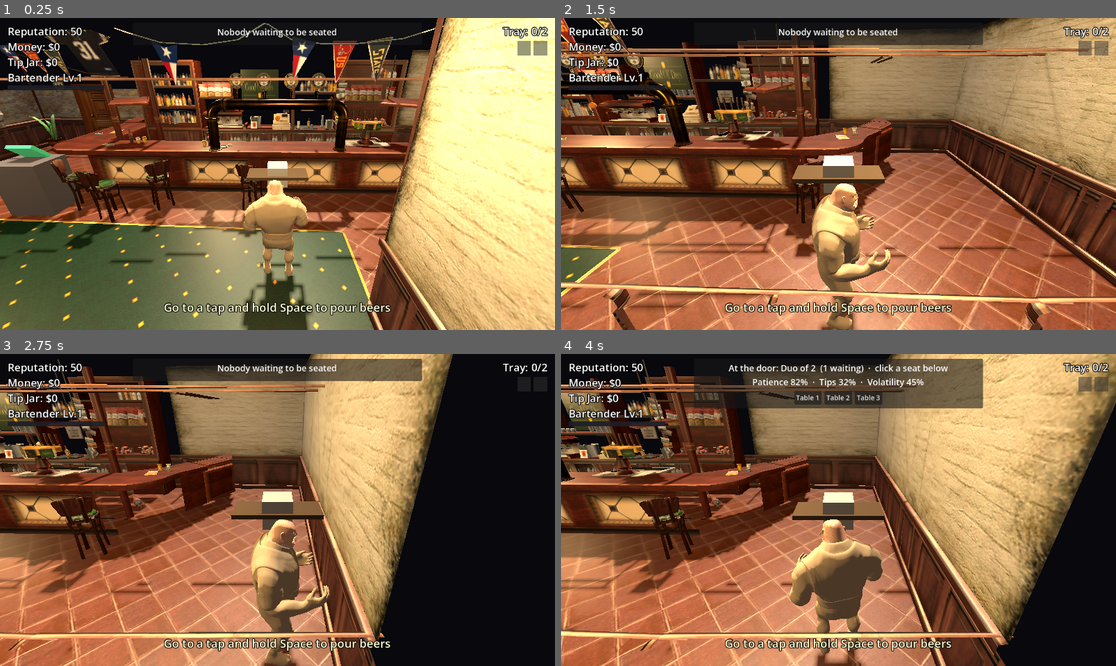
Above: before the commit, frames 1-4 (two rows, left to right).
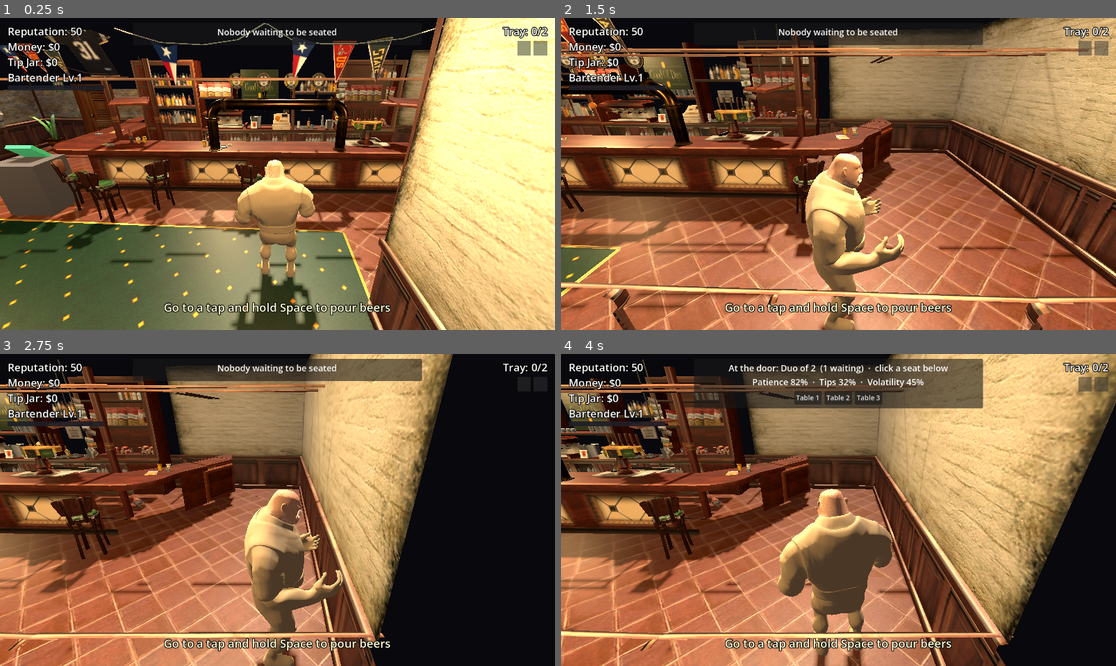
Above: after the commit, the same moments.

Repository: derrxb/puzzles
Game: Godot game, scene res://scenes/Main.tscn
Same seed, same stepped clock (60 frames per second), same inputs: the game is played once before the commit and once after it.
Inputs (mouse positions are in pixels of both pictures, inside the frame that each line leads up to):
- Up to frame 1 (0.25 s): no input
- Up to frame 2 (1.5 s): tap Enter at 0.5 s; move the mouse to (960, 158) at 0.52 s; hold D (move_right) 0.53-1.25 s; tap Q (dump) at 0.6 s; click (960, 158) at 0.67 s; drag from (727, 189) to (810, 236) at 1.27 s
- Up to frame 3 (2.75 s): move the mouse to (333, 441) at 2.02 s; hold D (move_right) from 2.03 s (still down); hold Space (pour) from 2.03 s (still down); click (333, 441) at 2.17 s
- Up to frame 4 (4 s): release D (move_right) at 2.75 s; release Space (pour) at 2.75 s; drag from (810, 572) to (672, 463) at 2.77 s; tap A (move_left) at 3.5 s; move the mouse to (1005, 556) at 3.52 s; hold A (move_left) from 3.53 s (still down); tap Backspace at 3.6 s; click (1005, 556) at 3.67 s

The runs differ from the first frame. In frame 1, 3.5% of the frame differs, in the area x 41-58%, y 45-100%; in frame 2, 4.2%; in frame 3, 4.0%; in frame 4, 4.9%, in the area x 38-60%, y 43-100%.

Commit message:
fix: characters

Diff:
--- a/bar-rush/scripts/player.gd
+++ b/bar-rush/scripts/player.gd
@@ -22,6 +22,7 @@
 # --- Camera / look -----------------------------------------------------------
 @export var mouse_sensitivity: float = 0.0025   # radians of turn per pixel moved
 @export var third_person_distance: float = 2.6  # SpringArm length (zoomed in a bit)
+@export var camera_turn_speed: float = 2.2      # arrow-key camera orbit (rad/s)
 @export var interact_range: float = 3.0          # how far the look-raycast reaches
 const PITCH_LIMIT := 1.4                          # ~80 deg up/down
 
@@ -88,14 +89,18 @@
 # move = "Running with tray". (Plain idle/walk .fbx are still in anims/ if we want them.)
 const BARTENDER_IDLE := preload("res://assets/bartender_rigged/anims/carry_walk.fbx")
 const BARTENDER_WALK := preload("res://assets/bartender_rigged/anims/carry_run.fbx")
-@export var character_scale := 0.28           # a touch smaller -- felt big for the bar
+@export var character_scale := 0.33           # taller (user: too short)
 # Feet-on-floor offset. MEASURED from the actual FOOT BONE in the carry pose (not the
 # bind-pose mesh AABB, which is ~0.7 too low and was floating him): the toe bone sits at
 # ~offset+0.0, so this puts the sole on the bar floor (y~0.04).
 @export var character_foot_offset := 0.07
 @export var character_body_color := Color(0.62, 0.55, 0.45)
-@export var hold_point := Vector3(0, 1.5, -0.22)      # 3rd person: tray in the hands
-@export var hold_point_fp := Vector3(0, 0.95, -0.62)  # 1st person: low, out of the POV
+# The tray follows the bartender's hands (measured in his carry pose): this far UP from
+# his feet and FORWARD in the way he's facing. It rotates with him and hides when empty.
+@export var tray_hand_up := 1.03
+@export var tray_hand_forward := 0.26
+@export var hold_point := Vector3(0, 1.5, -0.22)      # (legacy) initial tray spot
+@export var hold_point_fp := Vector3(0, 0.95, -0.62)
 var _char: Node3D
 var _char_anim: AnimationPlayer
 var _cur_anim := ""
@@ -148,14 +153,28 @@
 	# The body doesn't rotate (no mouse-look); it faces the bar so the follow-cam sits
 	# on the room side looking at the counter. The bartender turns to face his movement.
 	rotation.y = PI
-	_head.rotation.x = -0.42        # angle the camera down for a 3rd-person view
+	_pitch = -0.42                  # start angled down for a 3rd-person view
+	_head.rotation.x = _pitch
 	_set_view(true)
 
 
-func _unhandled_input(_event: InputEvent) -> void:
-	# No mouse-look / view toggle anymore -- third person only, cursor is free for the
-	# on-screen seat selector.
-	pass
+# Camera control without losing the cursor: HOLD RIGHT-MOUSE and drag to orbit (the
+# cursor hides while dragging, returns on release so you can click the seat selector);
+# SCROLL to zoom. Left-click stays free for the UI.
+func _unhandled_input(event: InputEvent) -> void:
+	if event is InputEventMouseButton:
+		if event.button_index == MOUSE_BUTTON_RIGHT:
+			Input.set_mouse_mode(Input.MOUSE_MODE_CAPTURED if event.pressed else Input.MOUSE_MODE_VISIBLE)
+		elif event.button_index == MOUSE_BUTTON_WHEEL_UP:
+			third_person_distance = clampf(third_person_distance - 0.4, 1.2, 6.0)
+			_spring.spring_length = third_person_distance
+		elif event.button_index == MOUSE_BUTTON_WHEEL_DOWN:
+			third_person_distance = clampf(third_person_distance + 0.4, 1.2, 6.0)
+			_spring.spring_length = third_person_distance
+	elif event is InputEventMouseMotion and Input.get_mouse_mode() == Input.MOUSE_MODE_CAPTURED:
+		rotate_y(-event.relative.x * mouse_sensitivity)
+		_pitch = clampf(_pitch - event.relative.y * mouse_sensitivity, -1.3, 0.4)
+		_head.rotation.x = _pitch
 
 
 # Third person: camera on a spring arm behind the bartender (auto-avoids walls).
@@ -262,6 +281,34 @@
 
 func _physics_process(delta: float) -> void:
 	_handle_movement(delta)
+	_handle_camera(delta)
+	_update_tray_follow()
+
+
+# Keep the tray in the bartender's hands: placed at his hand height/forward and turned to
+# face the way he's facing. Hidden when there are no beers on it.
+func _update_tray_follow() -> void:
+	if _char == null:
+		return
+	$Hold.visible = not _tray.is_empty()
+	if _tray.is_empty():
+		return
+	var yaw := _char.global_rotation.y
+	var fwd := Vector3(sin(yaw), 0.0, cos(yaw))      # the model faces +Z at yaw 0
+	$Hold.global_position = _char.global_position + Vector3(0, tray_hand_up, 0) + fwd * tray_hand_forward
+	$Hold.global_rotation = Vector3(0, yaw, 0)
+
+
+# Orbit the camera with the ARROW KEYS (Mac-trackpad friendly -- no right mouse needed);
+# two-finger scroll still zooms. Left/Right swing around, Up/Down tilt.
+func _handle_camera(delta: float) -> void:
+	var yaw_in := (1.0 if Input.is_key_pressed(KEY_RIGHT) else 0.0) - (1.0 if Input.is_key_pressed(KEY_LEFT) else 0.0)
+	var pitch_in := (1.0 if Input.is_key_pressed(KEY_UP) else 0.0) - (1.0 if Input.is_key_pressed(KEY_DOWN) else 0.0)
+	if yaw_in != 0.0:
+		rotate_y(-yaw_in * camera_turn_speed * delta)
+	if pitch_in != 0.0:
+		_pitch = clampf(_pitch + pitch_in * camera_turn_speed * delta, -1.3, 0.4)
+		_head.rotation.x = _pitch
 
 
 func _process(delta: float) -> void:
@@ -313,7 +360,6 @@
 	_pouring_now = pouring
 	if not tap.is_empty():
 		_active_tap_world = tap["position"]   # remember which faucet to pour under
-	_update_hold_bob(delta)
 	_update_character_anim()
 	_update_active_visual()
 	pour_state_changed.emit(_beer_type != -1, _liquid, _foam, _ruined, _beer_type, _is_perfect())
